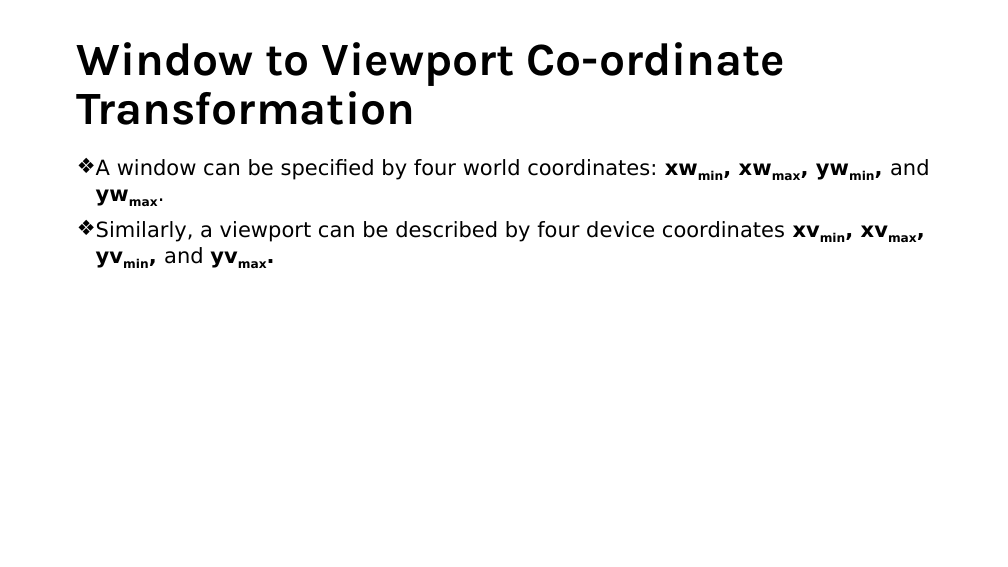
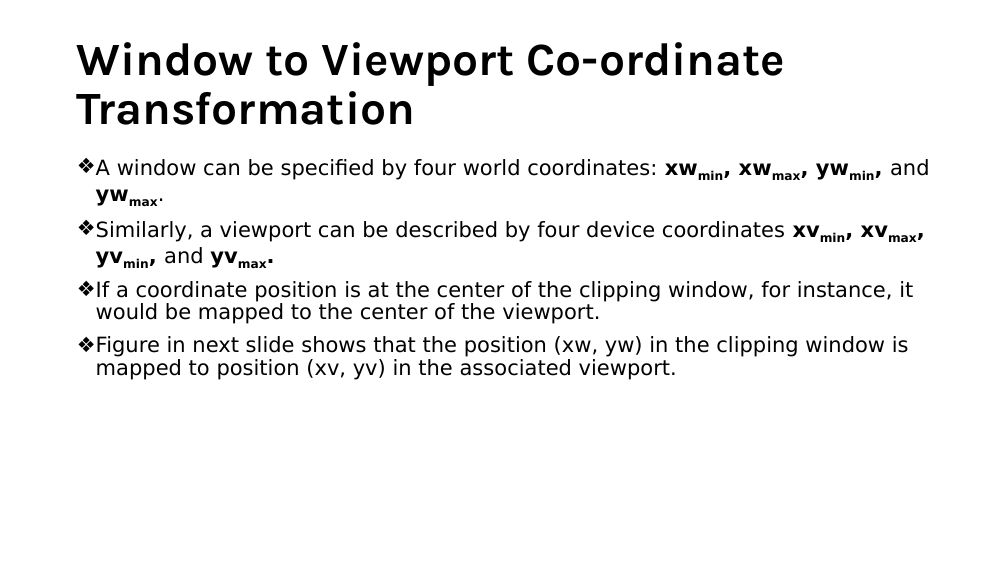
Before and after one commit to YatruHHM/Computer-Graphics-Slides-CSIT, a slide deck: slide 90 of Unit 3 Two-Dimensional Geometric Transformations.pptx (slide 89 before the commit). Drawn at 1008x567 pixels with LibreOffice and Linux fonts; fonts in the diff are those of the drawing. Boxes give left, top, right and bottom in pixels: in the first picture for what was removed or moved away, otherwise in the second. Text is boxed around its words. In the diff, an @@ line names an element or a change of style, - is before the commit and + after.

```diff
--- a/Unit 3 Two-Dimensional Geometric Transformations.pptx
+++ b/Unit 3 Two-Dimensional Geometric Transformations.pptx
@@ text at (77,281,913,380): paragraphs added @@
+❖ If a coordinate position is at the center of the clipping window, for instance, it would be mapped to the center of the viewport.
+❖ Figure in next slide shows that the position (xw, yw) in the clipping window is mapped to position (xv, yv) in the associated viewport.
```
Also in this commit, not shown: 20 other slides changed, 36 slides added, 1 slide removed.
